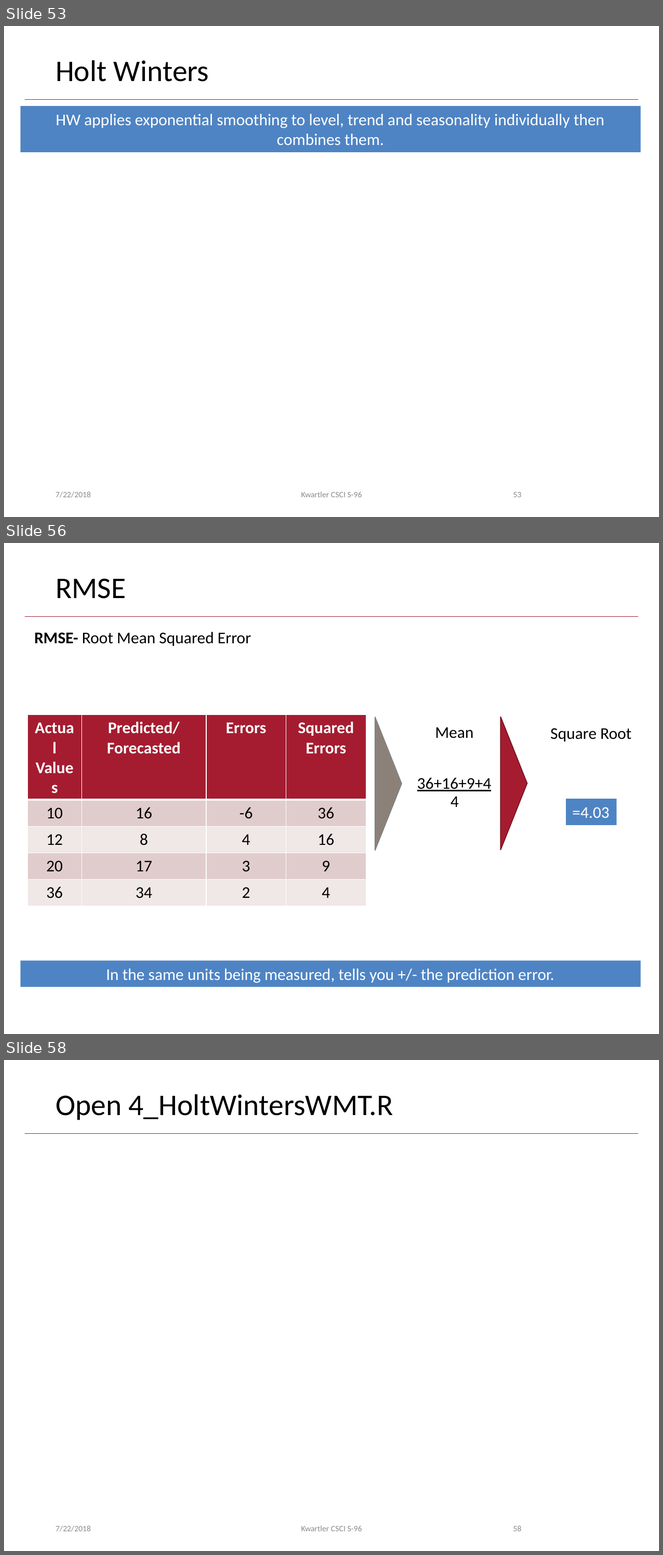
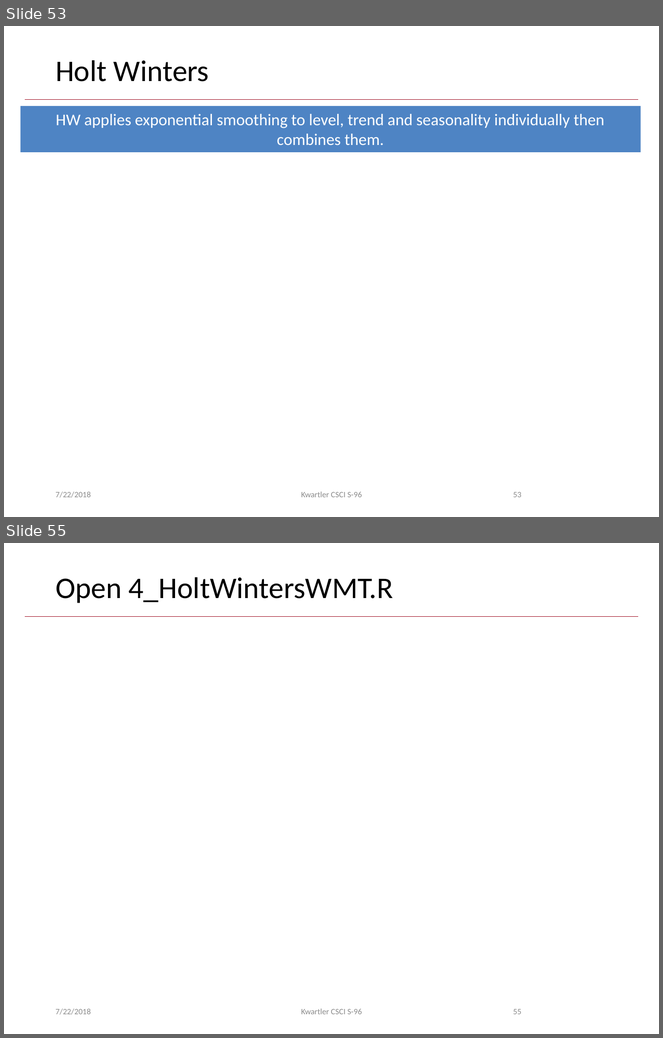
Before and after one commit to anhnguyendepocen/HarvardSummerStudent2018, a slide deck: lessons/5_July 23-Forecasting/Day5 July 23_Revised.pptx. Shown one above the other, each under a label of ours: slides 53, 56 and 58 before the commit, slides 53 and 55 after it; the slides between them are not shown. The pictures are 663x1555 and 663x1038 pixels, drawn with LibreOffice and Linux fonts; fonts in the diff are those of the drawing; background and template pictures are left out. Boxes give left, top, right and bottom in pixels: in the first picture for what was removed or moved away, otherwise in the second. Text is boxed around its words. In the diff, an @@ line names an element or a change of style, - is before the commit and + after.

```diff
--- a/lessons/5_July 23-Forecasting/Day5 July 23_Revised.pptx
+++ b/lessons/5_July 23-Forecasting/Day5 July 23_Revised.pptx
@@ slide 56 removed at (x1=4, y1=543, x2=659, y2=1034), background #FFFFFF; not listed: 1 template element that a slide beside it also shows @@
@@ title removed at (x1=55, y1=578, x2=126, y2=599) @@
-RMSE
@@ text removed at (x1=34, y1=632, x2=251, y2=646) @@
-RMSE- Root Mean Squared Error
@@ table removed at (x1=27, y1=715, x2=366, y2=901), 5 rows, 4 columns @@
-Actual Values | Predicted/Forecasted | Errors | Squared Errors
-10 | 16 | -6 | 36
-12 | 8 | 4 | 16
-20 | 17 | 3 | 9
-36 | 34 | 2 | 4
@@ triangle removed at (x1=375, y1=717, x2=402, y2=851) @@
@@ text removed at (x1=435, y1=727, x2=474, y2=739) @@
-Mean
@@ triangle removed at (x1=500, y1=717, x2=527, y2=851) @@
@@ text removed at (x1=551, y1=728, x2=632, y2=742) @@
-Square Root
@@ text removed at (x1=417, y1=778, x2=492, y2=792) @@
-36+16+9+4
@@ text removed at (x1=451, y1=796, x2=459, y2=807) @@
-4
@@ rectangle removed at (x1=566, y1=799, x2=617, y2=825) @@
-=4.03
@@ rectangle removed at (x1=21, y1=961, x2=641, y2=987) @@
-In the same units being measured, tells you +/- the prediction error.
@@ what was slide 58 is now slide 55 @@
@@ page number at (x1=513, y1=1009, x2=521, y2=1015): text changed @@
-58
+55
```
Also in this commit, not shown: 5 slides changed, 1 slide added, 6 other slides removed.
